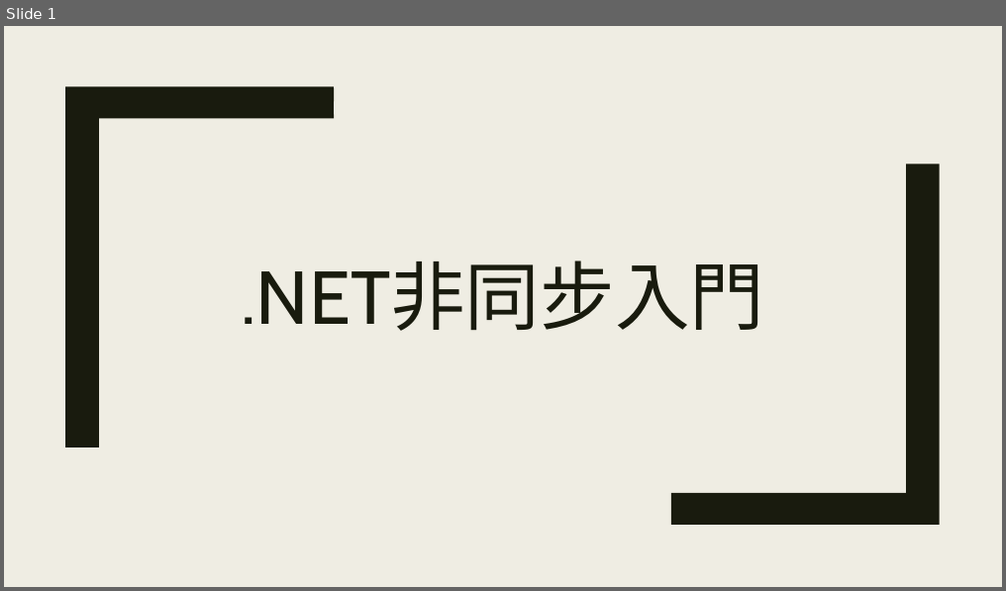
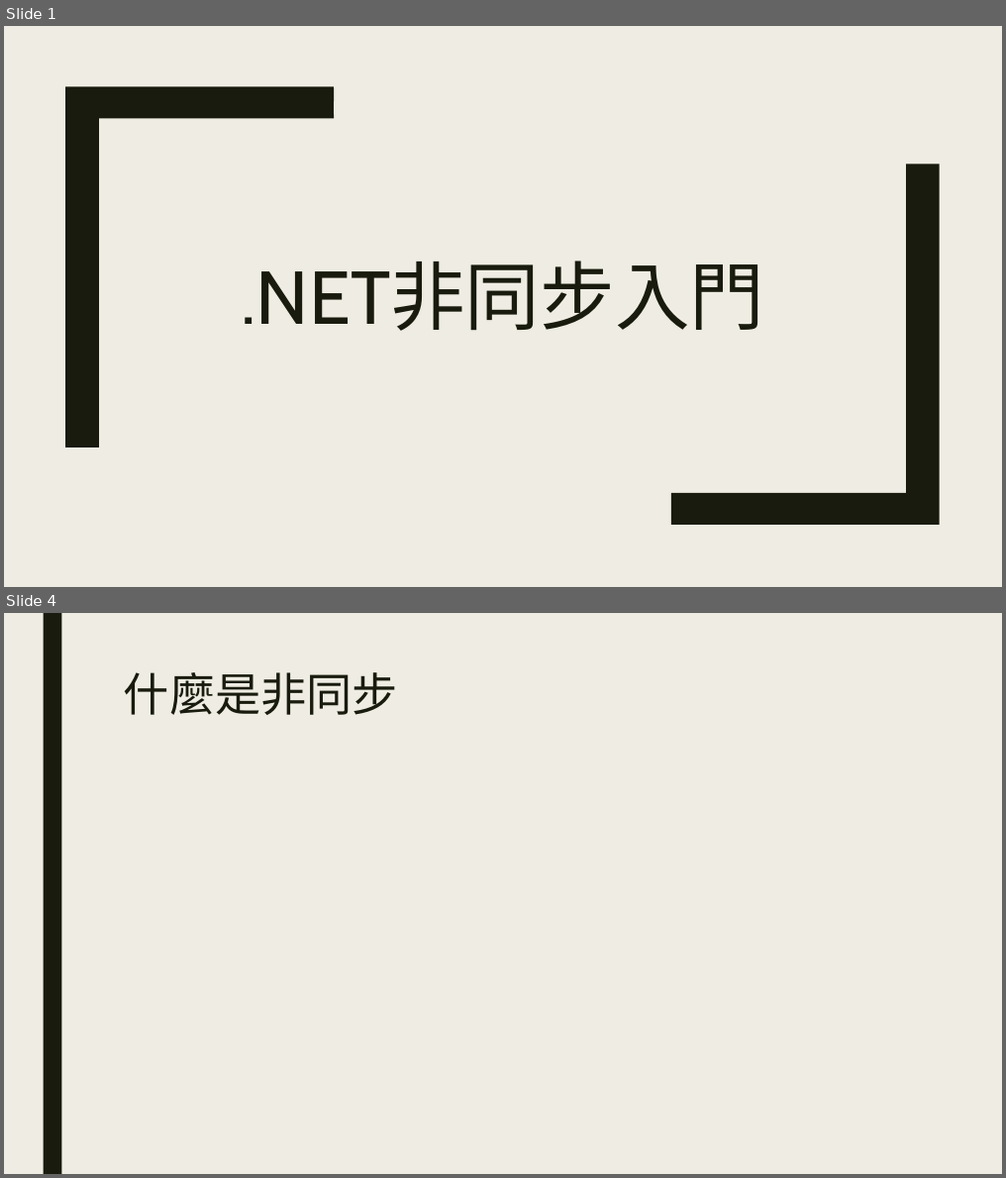
Before and after one commit to ryans610/.NET-Async-Basic, a slide deck: .NET非同步入門.pptx. Shown one above the other, each under a label of ours: slide 1 before the commit, slides 1 and 4 after it; the slides between them are not shown. The pictures are 1006x591 and 1006x1178 pixels, drawn with LibreOffice and Linux fonts; fonts in the diff are those of the drawing. Boxes give left, top, right and bottom in pixels: in the first picture for what was removed or moved away, otherwise in the second. Text is boxed around its words. In the diff, an @@ line names an element or a change of style, - is before the commit and + after.

```diff
--- a/.NET非同步入門.pptx
+++ b/.NET非同步入門.pptx
@@ slide 4 added at (4, 613, 1002, 1174), background #EFEDE3 @@
@@ rectangle added at (43, 613, 61, 1174), fill #191B0E @@
@@ title added at (124, 672, 398, 715), 44 pt, text #191B0E @@
+什麼是非同步
```
Also in this commit, not shown: 9 other slides added.
